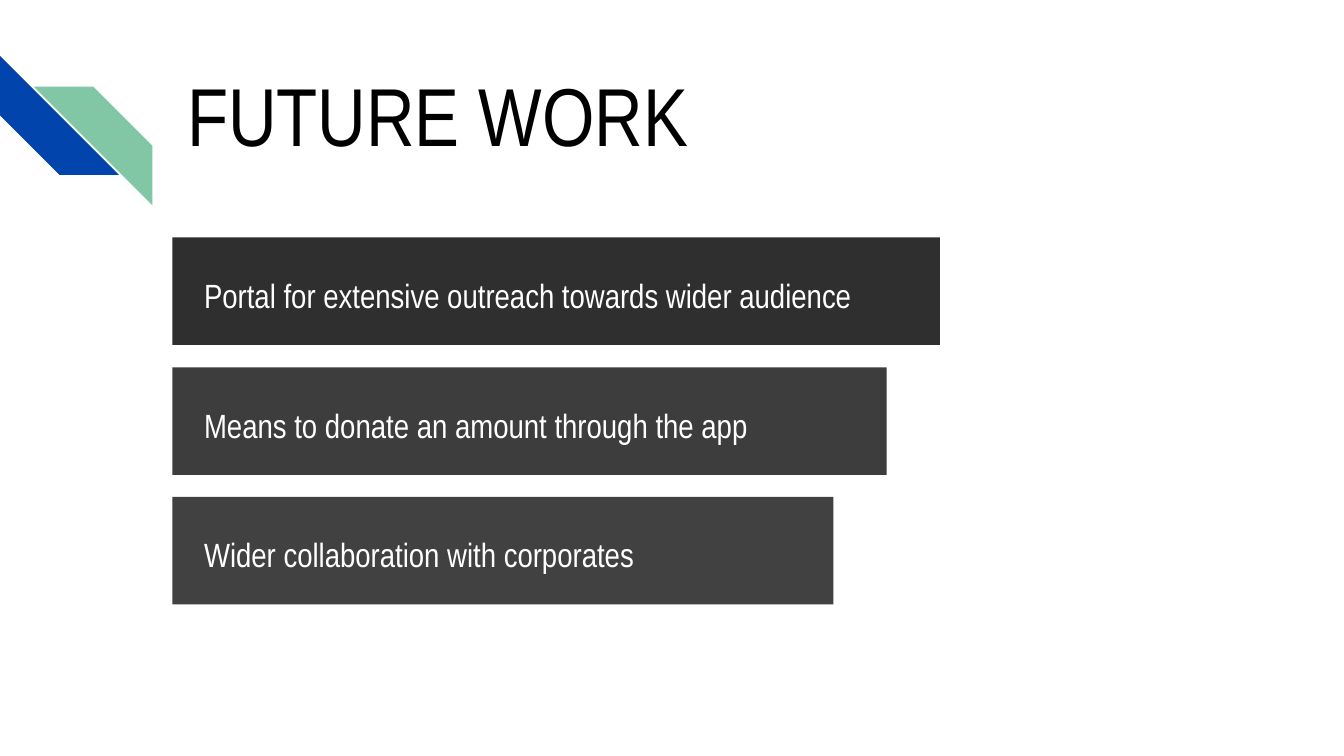
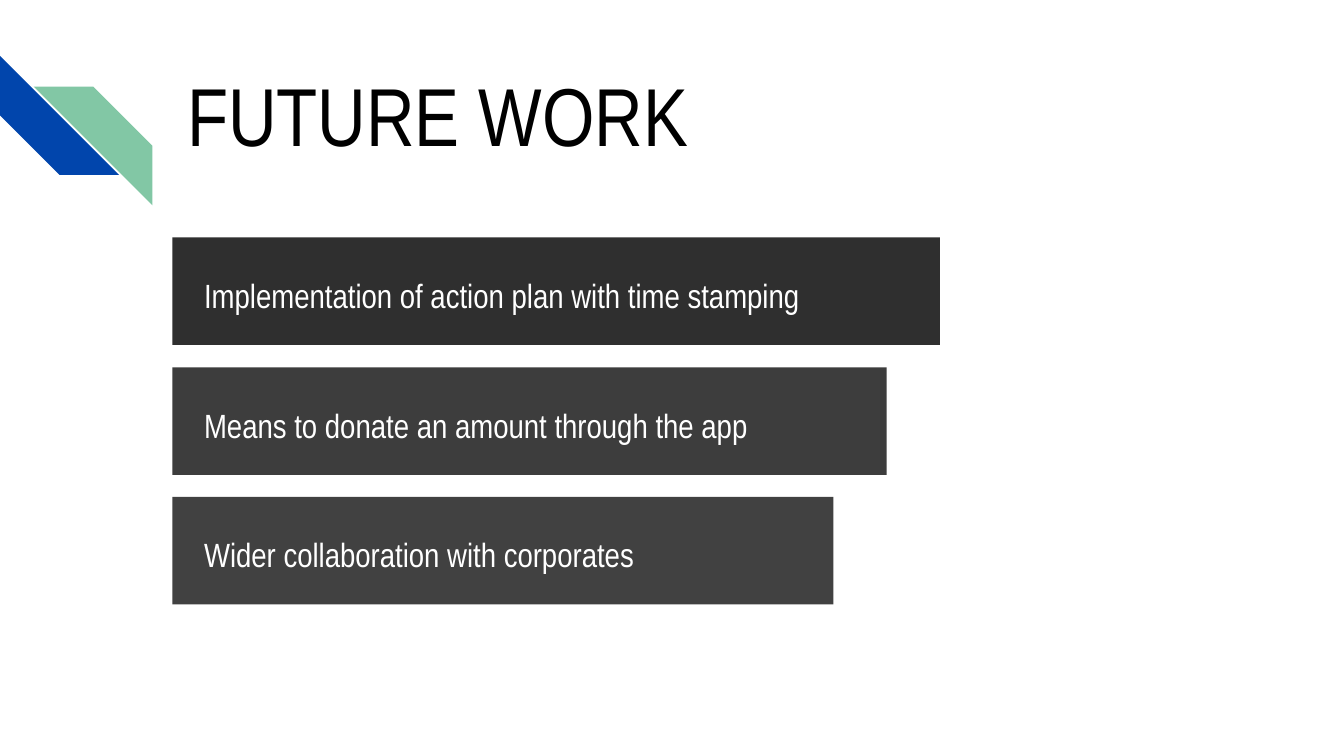
Before and after one commit to Bengaluru18/team-4, a slide deck: slide 11 of jpmc.pptx (slide 10 before the commit). Drawn at 1344x756 pixels with LibreOffice and Linux fonts; fonts in the diff are those of the drawing. Boxes give left, top, right and bottom in pixels: in the first picture for what was removed or moved away, otherwise in the second. Text is boxed around its words. In the diff, an @@ line names an element or a change of style, - is before the commit and + after.

Commit message:
Final ppt

```diff
--- a/jpmc.pptx
+++ b/jpmc.pptx
@@ text at (x1=204, y1=283, x2=800, y2=314): text changed @@
-Portal for extensive outreach towards wider audience
+Implementation of action plan with time stamping
```
Also in this commit, not shown: 1 other slide changed, 1 slide added.
